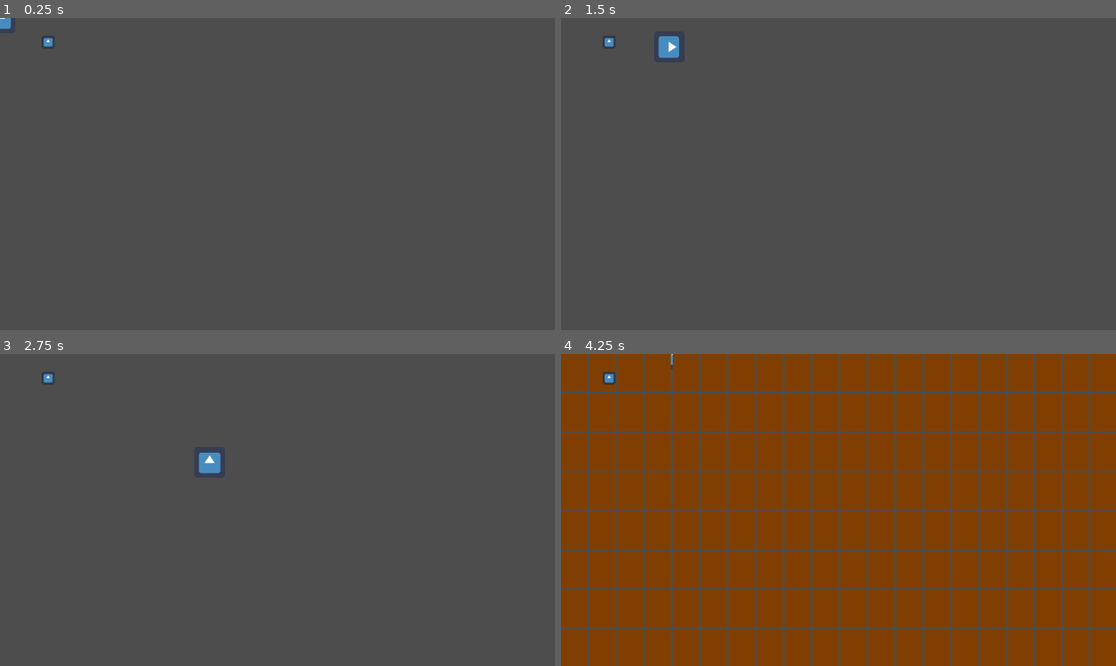
Above: before the commit, frames 1-4 (two rows, left to right).
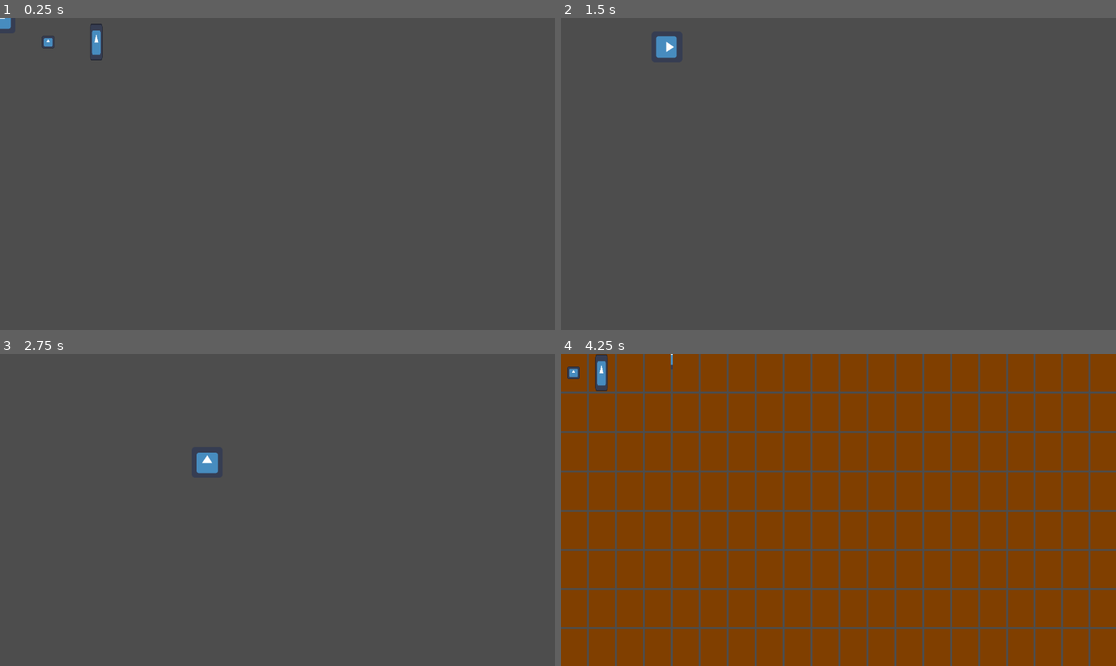
Above: after the commit, the same moments.

Repository: StarkandcoEnterprises/Secret-game
Game: Godot game, scene res://main.tscn
Same seed, same stepped clock (60 frames per second), same inputs: the game is played once before the commit and once after it. The engine's default icon, where the game draws it, is replaced by a stand-in: a white triangle on a blue panel in a dark square.
Inputs:
- Up to frame 1 (0.25 s): no input
- Up to frame 2 (1.5 s): tap Enter at 0.5 s; hold D (right) 0.53-1.28 s; hold E (interact) 0.53-1.28 s; hold S (down) from 1.28 s (still down); tap E (interact) at 1.35 s
- Up to frame 3 (2.75 s): release S (down) at 2.03 s; hold D (right) from 2.03 s (still down); hold E (interact) from 2.03 s (still down)
- Up to frame 4 (4.25 s): release D (right) at 2.78 s; release E (interact) at 2.78 s; hold W (up) 2.78-3.53 s; tap E (interact) at 2.85 s; hold A (left) from 3.53 s (still down); hold E (interact) from 3.53 s (still down); tap Tab (inventory) at 4.15 s

The runs differ from the first frame. In frame 1, 0.2% of the frame differs, in the area x 16-19%, y 1-14%; in frame 2, 0.2%; in frame 3, 0.2%; in frame 4, 0.4%, in the area x 1-21%, y 0-13%.

Commit message:
Adding hoe type item
New item in equipment group

Diff:
--- a/PlayerInventoryUI.gd
+++ b/PlayerInventoryUI.gd
@@ -4,5 +4,5 @@
 
 func add_item(item):
 	item.reparent(get_child(0).get_child(item_count))
-	item.position = Vector2(26,40)
+	item.position = Vector2(26,39)
 	item_count += 1
--- a/main.tscn
+++ b/main.tscn
@@ -9,7 +9,7 @@
 size = Vector2(64, 64)
 
 [sub_resource type="RectangleShape2D" id="RectangleShape2D_ioq5r"]
-size = Vector2(26, 26)
+size = Vector2(26, 78)
 
 [node name="Main" type="Node2D"]
 
@@ -1013,3 +1013,14 @@
 [node name="CollisionShape2D" type="CollisionShape2D" parent="Item"]
 visible = false
 shape = SubResource("RectangleShape2D_ioq5r")
+
+[node name="Hoe" type="StaticBody2D" parent="." groups=["Equipment", "Item"]]
+position = Vector2(200, 50)
+
+[node name="Sprite2D" type="Sprite2D" parent="Hoe"]
+scale = Vector2(0.2, 0.6)
+texture = ExtResource("3_tecxe")
+
+[node name="CollisionShape2D" type="CollisionShape2D" parent="Hoe"]
+visible = false
+shape = SubResource("RectangleShape2D_ioq5r")
